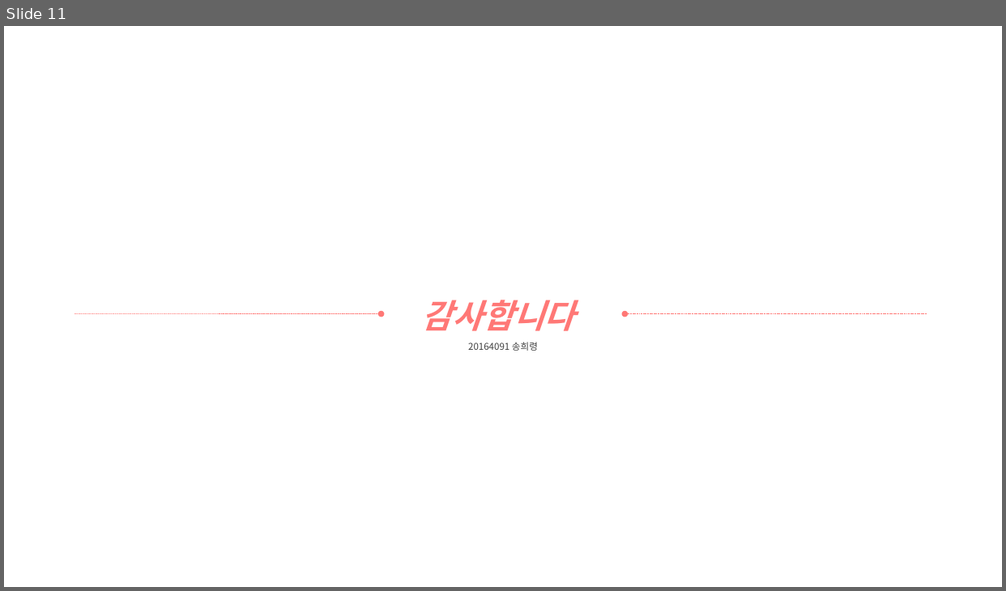
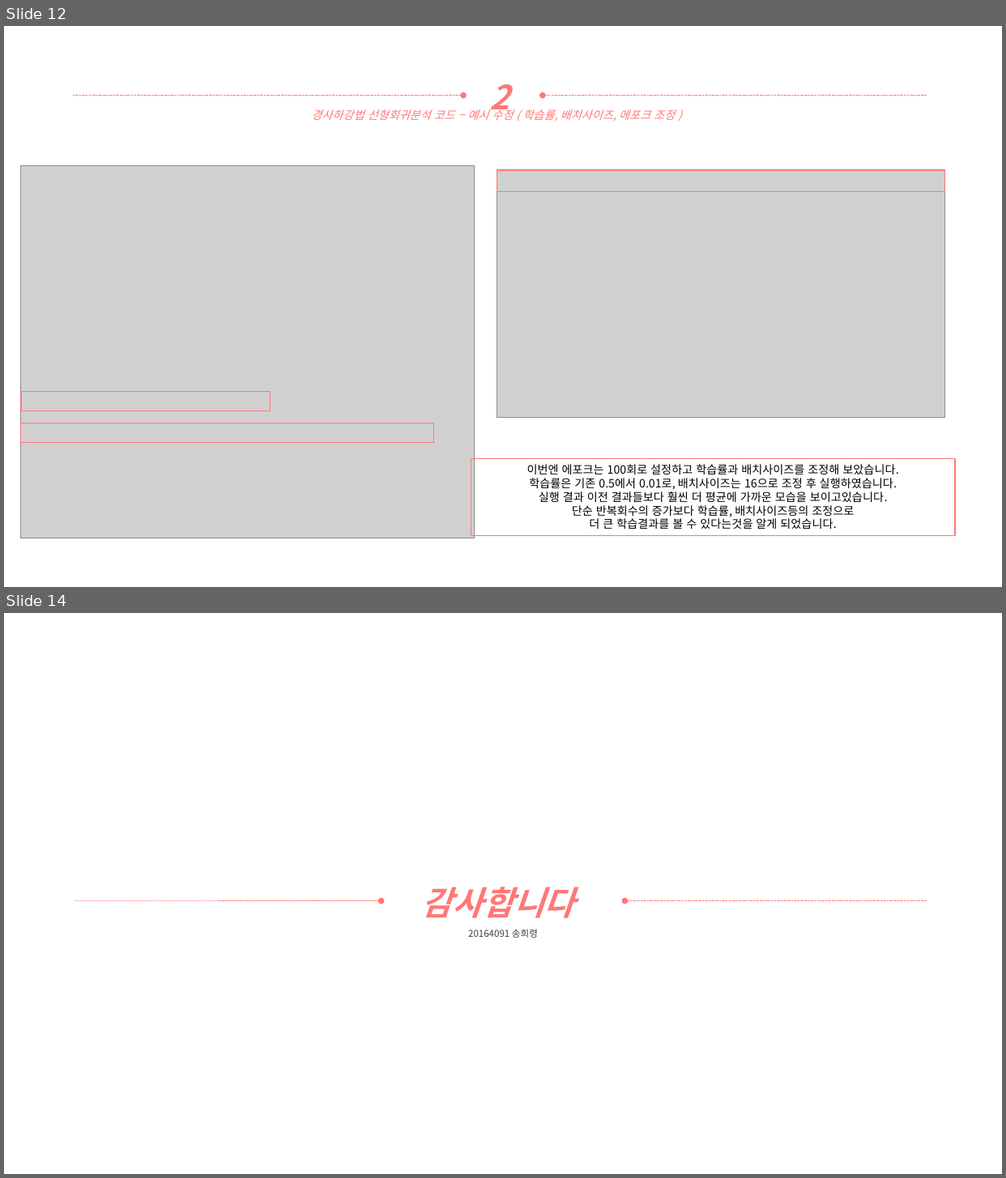
Before and after one commit to yooatom2200/Programing_Base_2, a slide deck: 9장/20164091-송희령-9장 과제.pptx. Shown one above the other, each under a label of ours: slide 11 before the commit, slides 12 and 14 after it; the slides between them are not shown. The pictures are 1006x591 and 1006x1178 pixels, drawn with LibreOffice and Linux fonts; fonts in the diff are those of the drawing; grey boxes stand for pictures. Boxes give left, top, right and bottom in pixels: in the first picture for what was removed or moved away, otherwise in the second. Text is boxed around its words. In the diff, an @@ line names an element or a change of style, - is before the commit and + after.

Commit message:
2번째 코드 완성

```diff
--- a/9장/20164091-송희령-9장 과제.pptx
+++ b/9장/20164091-송희령-9장 과제.pptx
@@ slide 12 added at (4, 26, 1002, 587), background #FFFFFF @@
@@ arrow added from (73, 96) to (463, 96), #FF7876 0.5 pt dashed @@
@@ text added at (490, 84, 509, 118), 32 pt, text #FF7876, bold, italic @@
+2
@@ arrow added from (927, 96) to (543, 96), #FF7876 0.5 pt dashed @@
@@ text added at (311, 108, 675, 122), 11 pt, text #FF7876, italic @@
+경사하강법 선형회귀분석 코드 – 예시 수정 ( 학습률, 배치사이즈, 에포크 조정 )
@@ picture added at (20, 166, 475, 539) @@
@@ picture added at (496, 169, 945, 417) @@
@@ rectangle added at (496, 170, 945, 192), outline #FF7876 1 pt @@
@@ rectangle added at (21, 392, 270, 412), outline #FF7876 1 pt @@
@@ rectangle added at (20, 424, 434, 443), outline #FF7876 1 pt @@
@@ rectangle added at (471, 459, 956, 536), outline #FF7876 1 pt, 11 pt, text #000000 @@
+이번엔 에포크는 100회로 설정하고 학습률과 배치사이즈를 조정해 보았습니다.
+학습률은 기존 0.5에서 0.01로, 배치사이즈는 16으로 조정 후 실행하였습니다.
+실행 결과 이전 결과들보다 훨씬 더 평균에 가까운 모습을 보이고있습니다.
+단순 반복회수의 증가보다 학습률, 배치사이즈등의 조정으로
+더 큰 학습결과를 볼 수 있다는것을 알게 되었습니다.
@@ what was slide 11 is now slide 14 @@
```
Also in this commit, not shown: 1 slide changed, 3 other slides added, 1 slide removed, 2 other files.
